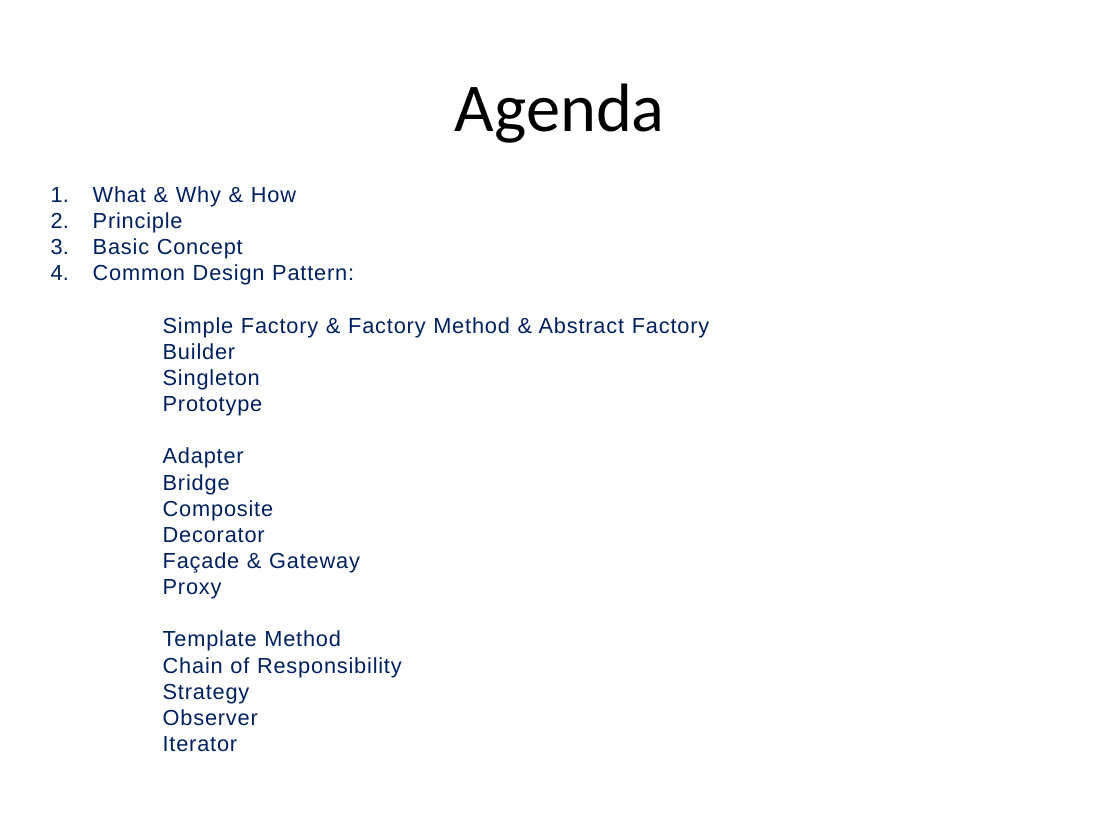
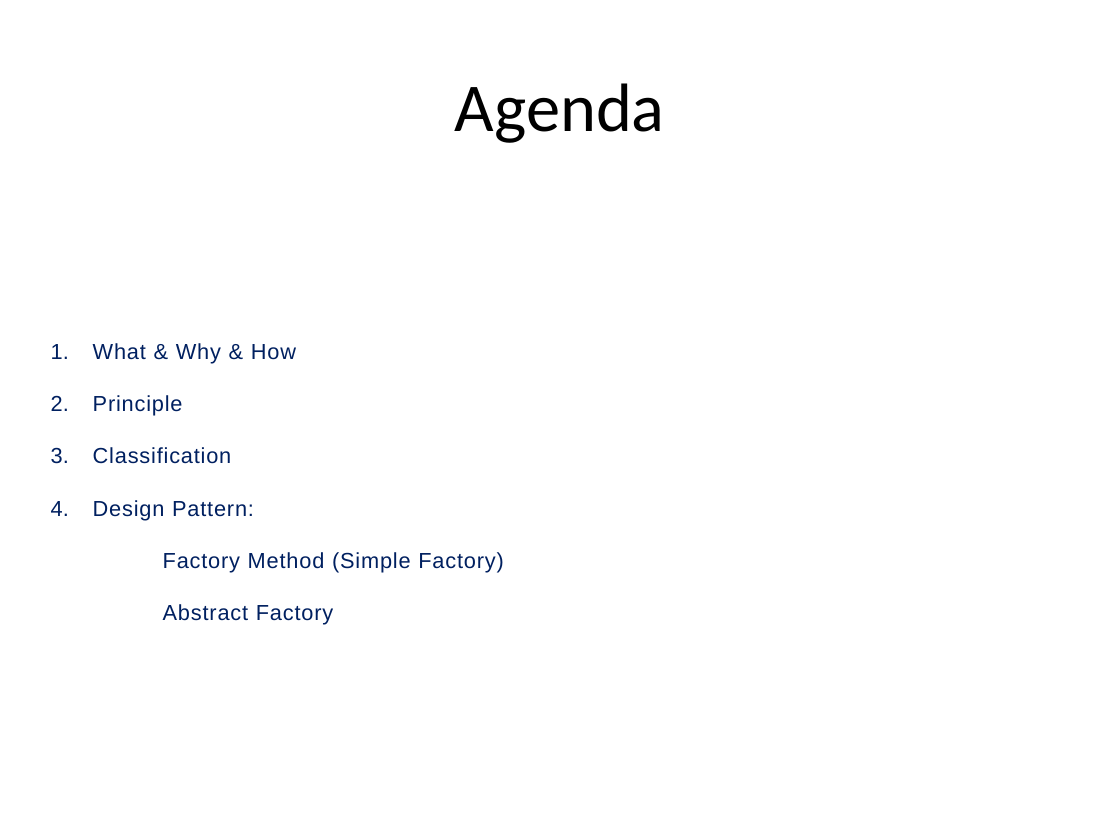
Before and after one commit to PlumpMath/DesignPattern-956, a slide deck: slide 1 of _Doc/Design Pattern (C#) - Part 1.pptx. Drawn at 1120x840 pixels with LibreOffice and Linux fonts; fonts in the diff are those of the drawing. Boxes give left, top, right and bottom in pixels: in the first picture for what was removed or moved away, otherwise in the second. Text is boxed around its words. In the diff, an @@ line names an element or a change of style, - is before the commit and + after.

Commit message:
Refined FactoryMethod design pattern; Updated PPTs.

```diff
--- a/_Doc/Design Pattern (C#) - Part 1.pptx
+++ b/_Doc/Design Pattern (C#) - Part 1.pptx
@@ text at [93,447,503,625]: text changed @@
-3. Basic Concept
-4. Common Design Pattern:
-Simple Factory & Factory Method & Abstract Factory
-Builder
-Singleton
-Prototype
-Adapter
-Bridge
-Composite
-Decorator
-Façade & Gateway
-Proxy
-Template Method
-Chain of Responsibility
-Strategy
-Observer
-Iterator
+3. Classification
+4. Design Pattern:
+Factory Method (Simple Factory)
+Abstract Factory
```
Also in this commit, not shown: 4 other slides changed, 9 slides added, 1 slide removed, 7 other files.
